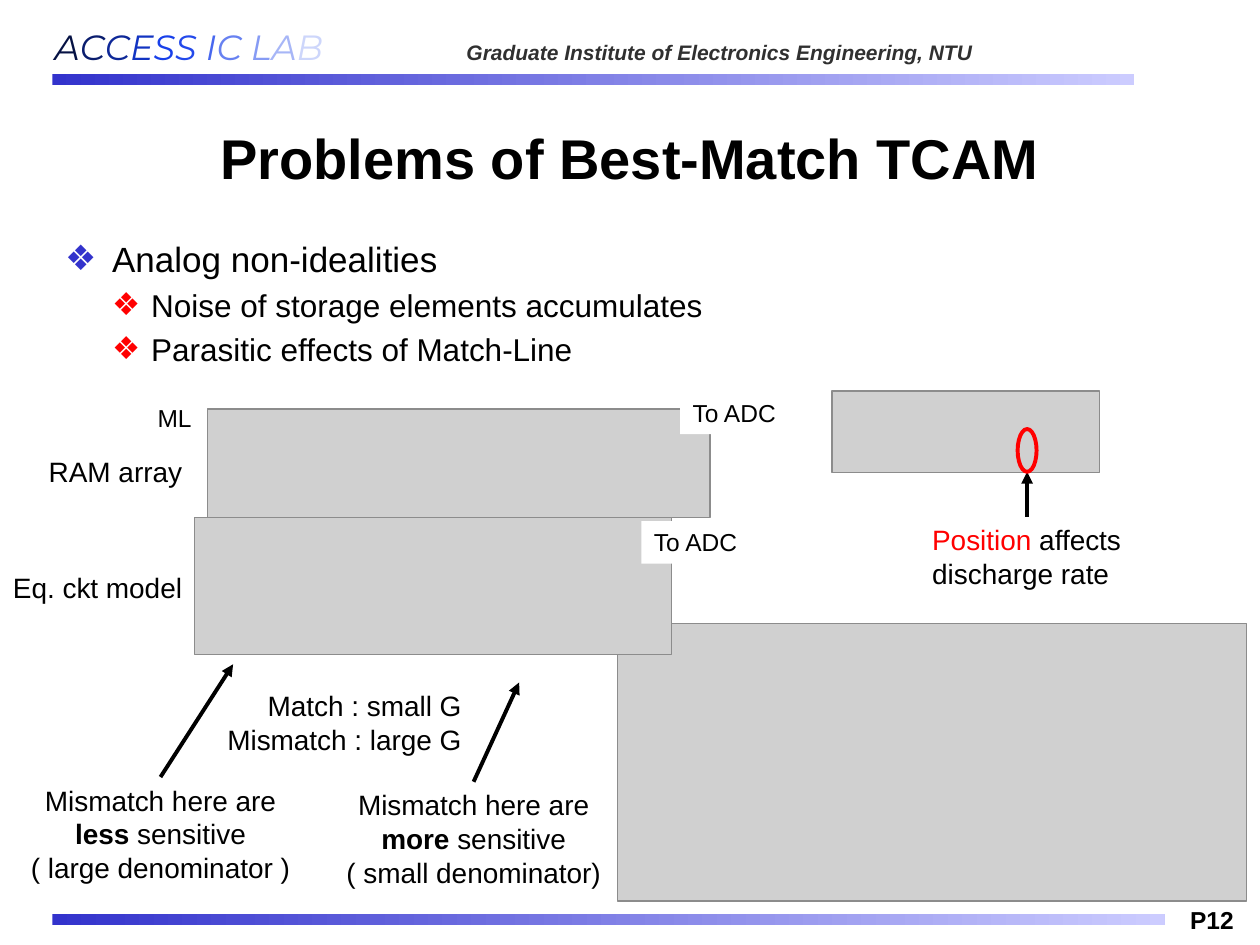
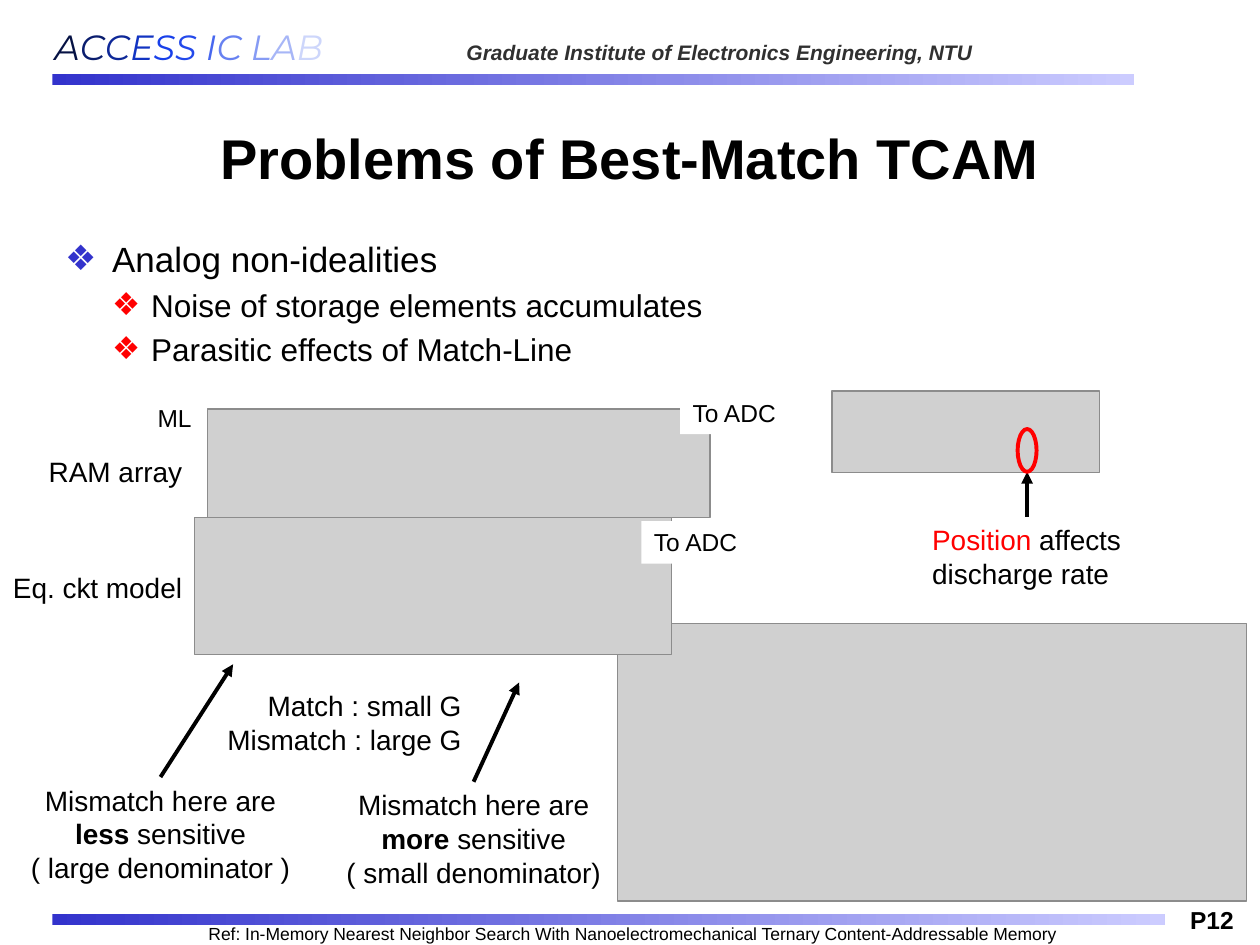
Before and after one commit to Oniontow/AndyWu_Project, a slide deck: slide 12 of IMS_NEW.pptx. Drawn at 1260x945 pixels with LibreOffice and Linux fonts; fonts in the diff are those of the drawing; grey boxes stand for pictures; background and template pictures are left out. Boxes give left, top, right and bottom in pixels: in the first picture for what was removed or moved away, otherwise in the second. Text is boxed around its words. In the diff, an @@ line names an element or a change of style, - is before the commit and + after.

```diff
--- a/IMS_NEW.pptx
+++ b/IMS_NEW.pptx
@@ text added at bbox=[208, 927, 1056, 944], 10 pt, text #000000 @@
+Ref: In-Memory Nearest Neighbor Search With Nanoelectromechanical Ternary Content-Addressable Memory
```
Also in this commit, not shown: 10 other slides changed, 1 slide added.
